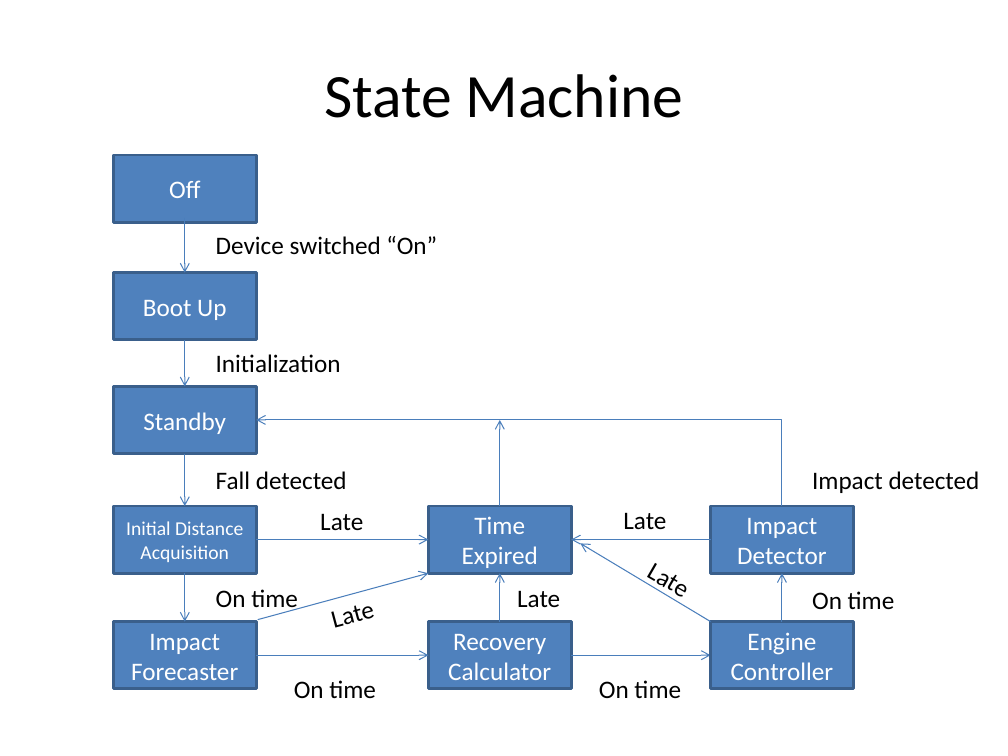
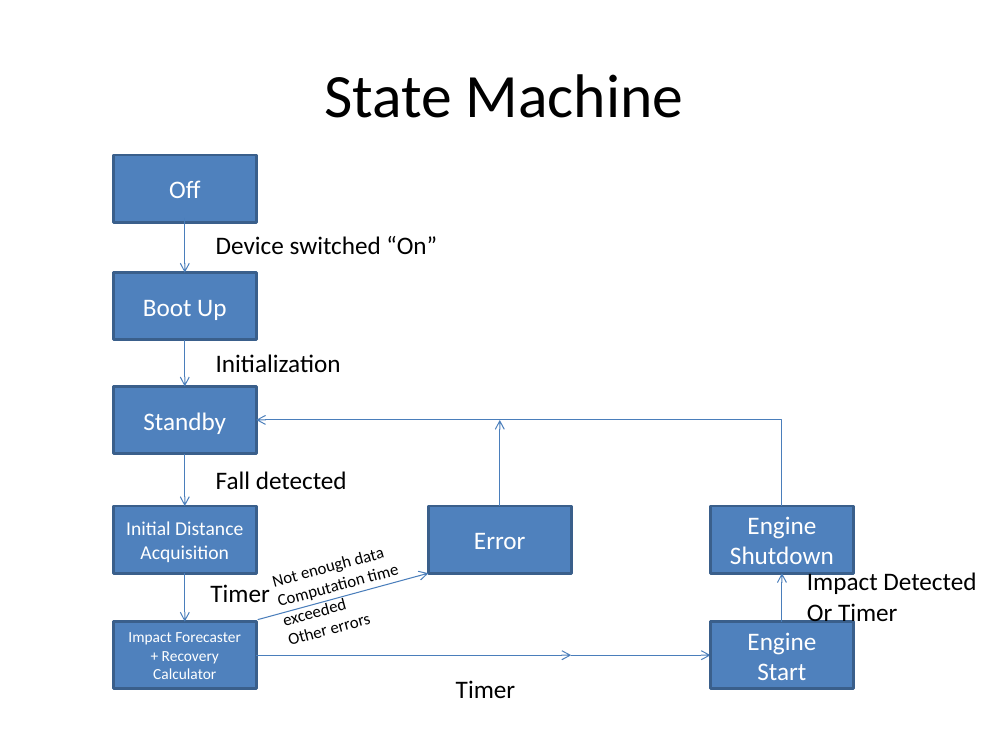
Before and after one commit to MyYo/flip-phone, a slide deck: slide 3 of FlipPhone Software Design.pptx. Drawn at 1008x756 pixels with LibreOffice and Linux fonts; fonts in the diff are those of the drawing. Boxes give left, top, right and bottom in pixels: in the first picture for what was removed or moved away, otherwise in the second. Text is boxed around its words. In the diff, an @@ line names an element or a change of style, - is before the commit and + after.

```diff
--- a/FlipPhone Software Design.pptx
+++ b/FlipPhone Software Design.pptx
@@ text in rectangle at bbox=[474, 533, 525, 549]: text changed @@
-Time Expired
+Error
@@ group removed at bbox=[256, 512, 895, 698]: 4 texts, 3 arrows, 1 rectangle @@
-Recovery Calculator
-On time
-On time
-Late
-Late
@@ text in rectangle at bbox=[730, 516, 834, 564]: text changed @@
-Impact Detector
+Engine Shutdown
@@ text removed at bbox=[632, 546, 708, 613] @@
-Late
@@ text at bbox=[210, 584, 269, 602]: text changed @@
-On time
+Timer
@@ text at bbox=[274, 571, 371, 633]: text changed; size 18 to 12 pt @@
-Late
+Not enough data
+Computation time exceeded
+Other errors
@@ arrow removed from (500, 622) to (500, 574) @@
@@ text removed at bbox=[517, 590, 560, 607] @@
-Late
@@ text at bbox=[807, 570, 976, 627]: text changed @@
-Impact detected
+Impact Detected
+Or Timer
@@ text in rectangle at bbox=[128, 632, 241, 679]: text changed; size 18 to 11 pt @@
-Impact Forecaster
+Impact Forecaster + Recovery Calculator
@@ arrow moved from (256, 655) - (428, 655) to (256, 655) - (572, 655) @@
@@ text in rectangle at bbox=[747, 632, 816, 680]: text changed @@
-Engine Controller
+Engine Start
@@ text at bbox=[456, 680, 515, 698]: text changed @@
-On time
+Timer
```
Also in this commit, not shown: 7 other files.
